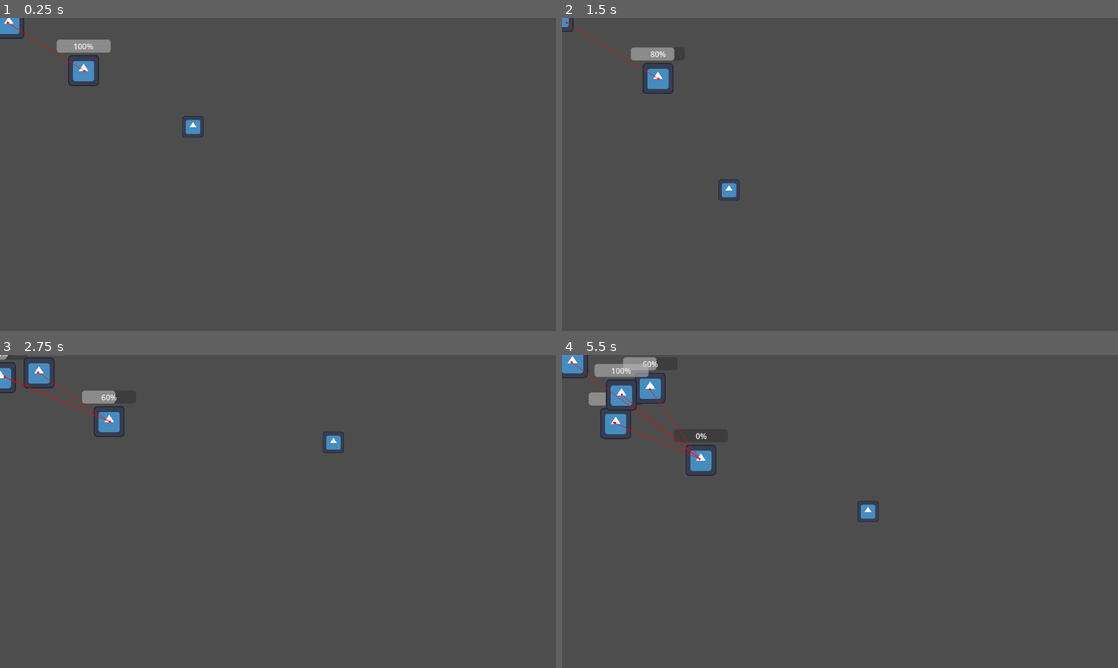
Above: before the commit, frames 1-4 (two rows, left to right).
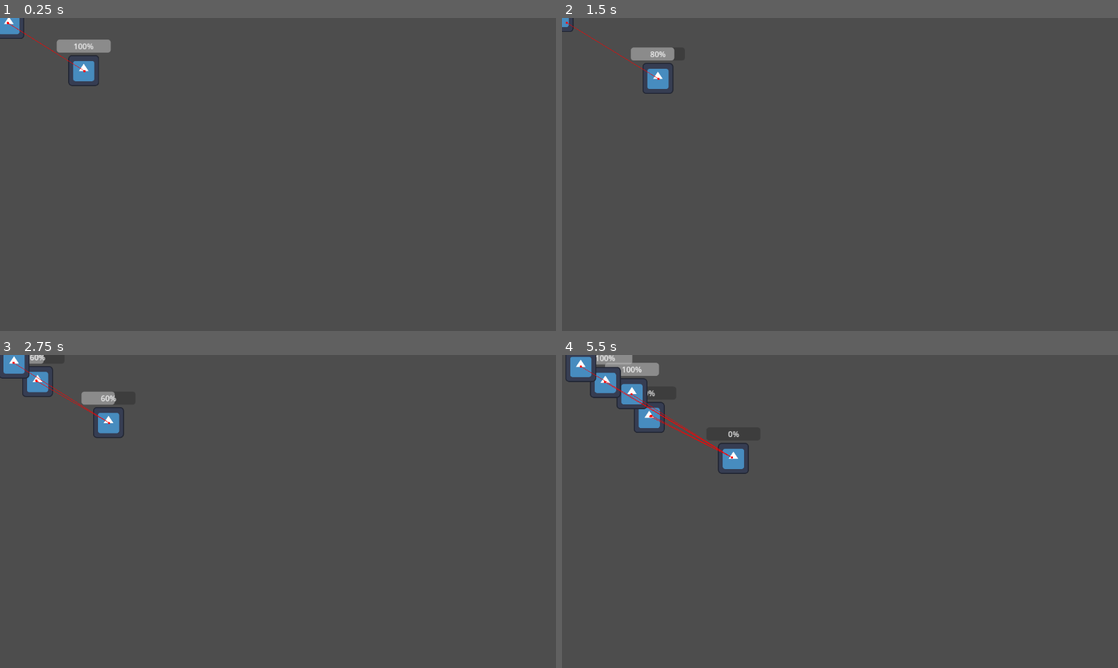
Above: after the commit, the same moments.

Repository: geekazodium/project-skeleton
Game: Godot game, scene res://scenes/game_scene.tscn
Two runs of this game, one before a commit and one after it. Both use one fixed random seed, a clock stepped at 60 frames per second and the inputs below. Before the commit the project starts from res://game_scene.tscn. The engine's default icon, where the game draws it, is replaced by a stand-in: a white triangle on a blue panel in a dark square.
Inputs (mouse positions are in pixels of both pictures, inside the frame that each line leads up to):
- Up to frame 1 (0.25 s): no input
- Up to frame 2 (1.5 s): tap Enter (ui_accept) at 0.5, 0.6, 0.77, 1.07, 1.35 s; move the mouse to (962, 158) at 0.52 s; hold Right (ui_right) from 0.53 s (still down); move the mouse to (728, 190) at 1.27 s
- Up to frame 3 (2.75 s): tap Enter (ui_accept) at 1.52, 1.82, 2.1 s; move the mouse to (333, 442) at 2.02 s; release Right (ui_right) at 2.03 s; hold Left (ui_left) from 2.03 s (still down)
- Up to frame 4 (5.5 s): move the mouse to (812, 574) at 2.77 s; release Left (ui_left) at 2.78 s; hold Right (ui_right) 2.78-4.28 s; tap Enter (ui_accept) at 2.85, 3.02, 3.32, 3.6, 3.77, 4.07, 4.35, 4.52, 4.82, 5.1 s; move the mouse to (1006, 558) at 3.52 s; move the mouse to (673, 464) at 4.27 s; hold Left (ui_left) 4.28-5.03 s; move the mouse to (867, 511) at 5.02 s; hold Right (ui_right) from 5.03 s (still down)

The runs differ from the first frame. In frame 1, 0.2% of the frame differs, in the area x 0-37%, y 0-38%; in frame 2, 0.2%; in frame 3, 1.3%; in frame 4, 3.5%, in the area x 0-57%, y 0-54%.

Commit message:
Cleaned up Merge Changes

Diff:
--- a/Scenes/level.tscn
+++ /dev/null
@@ -1,3 +0,0 @@
-[gd_scene format=3 uid="uid://bo2jwdudcvcq1"]
-
-[node name="Level" type="Node2D"]
--- a/Scenes/player.tscn
+++ /dev/null
@@ -1,6 +0,0 @@
-[gd_scene load_steps=2 format=3 uid="uid://cep4p80nas6jp"]
-
-[ext_resource type="Script" path="res://Scripts/player.gd" id="1_o44gs"]
-
-[node name="Player" type="CharacterBody2D"]
-script = ExtResource("1_o44gs")
--- a/Scenes/slime_green.tscn
+++ /dev/null
@@ -1,127 +0,0 @@
-[gd_scene load_steps=17 format=3 uid="uid://bg8xncya185eo"]
-
-[ext_resource type="Texture2D" uid="uid://tlpu3lffpccr" path="res://Assets/Sprites/slime_green.png" id="1_ofmw5"]
-
-[sub_resource type="AtlasTexture" id="AtlasTexture_7c63c"]
-atlas = ExtResource("1_ofmw5")
-region = Rect2(72, 0, 24, 24)
-
-[sub_resource type="AtlasTexture" id="AtlasTexture_k5fej"]
-atlas = ExtResource("1_ofmw5")
-region = Rect2(48, 0, 24, 24)
-
-[sub_resource type="AtlasTexture" id="AtlasTexture_16364"]
-atlas = ExtResource("1_ofmw5")
-region = Rect2(24, 0, 24, 24)
-
-[sub_resource type="AtlasTexture" id="AtlasTexture_2ok84"]
-atlas = ExtResource("1_ofmw5")
-region = Rect2(0, 0, 24, 24)
-
-[sub_resource type="AtlasTexture" id="AtlasTexture_7rgjg"]
-atlas = ExtResource("1_ofmw5")
-region = Rect2(0, 48, 24, 24)
-
-[sub_resource type="AtlasTexture" id="AtlasTexture_j8t1i"]
-atlas = ExtResource("1_ofmw5")
-region = Rect2(24, 48, 24, 24)
-
-[sub_resource type="AtlasTexture" id="AtlasTexture_qpawb"]
-atlas = ExtResource("1_ofmw5")
-region = Rect2(48, 48, 24, 24)
-
-[sub_resource type="AtlasTexture" id="AtlasTexture_vbrpl"]
-atlas = ExtResource("1_ofmw5")
-region = Rect2(72, 48, 24, 24)
-
-[sub_resource type="AtlasTexture" id="AtlasTexture_cc8y7"]
-atlas = ExtResource("1_ofmw5")
-region = Rect2(0, 24, 24, 24)
-
-[sub_resource type="AtlasTexture" id="AtlasTexture_40erf"]
-atlas = ExtResource("1_ofmw5")
-region = Rect2(24, 24, 24, 24)
-
-[sub_resource type="AtlasTexture" id="AtlasTexture_7vybq"]
-atlas = ExtResource("1_ofmw5")
-region = Rect2(48, 24, 24, 24)
-
-[sub_resource type="AtlasTexture" id="AtlasTexture_0p5fg"]
-atlas = ExtResource("1_ofmw5")
-region = Rect2(72, 24, 24, 24)
-
-[sub_resource type="SpriteFrames" id="SpriteFrames_jkpg3"]
-animations = [{
-"frames": [{
-"duration": 1.0,
-"texture": SubResource("AtlasTexture_7c63c")
-}, {
-"duration": 1.0,
-"texture": SubResource("AtlasTexture_k5fej")
-}, {
-"duration": 1.0,
-"texture": SubResource("AtlasTexture_16364")
-}, {
-"duration": 1.0,
-"texture": SubResource("AtlasTexture_2ok84")
-}],
-"loop": true,
-"name": &"die",
-"speed": 3.0
-}, {
-"frames": [{
-"duration": 1.0,
-"texture": SubResource("AtlasTexture_7rgjg")
-}, {
-"duration": 1.0,
-"texture": SubResource("AtlasTexture_j8t1i")
-}, {
-"duration": 1.0,
-"texture": SubResource("AtlasTexture_qpawb")
-}, {
-"duration": 1.0,
-"texture": SubResource("AtlasTexture_vbrpl")
-}],
-"loop": true,
-"name": &"hurt",
-"speed": 10.0
-}, {
-"frames": [{
-"duration": 1.0,
-"texture": SubResource("AtlasTexture_cc8y7")
-}, {
-"duration": 1.0,
-"texture": SubResource("AtlasTexture_40erf")
-}, {
-"duration": 1.0,
-"texture": SubResource("AtlasTexture_7vybq")
-}, {
-"duration": 1.0,
-"texture": SubResource("AtlasTexture_0p5fg")
-}],
-"loop": true,
-"name": &"walk",
-"speed": 10.0
-}]
-
-[sub_resource type="RectangleShape2D" id="RectangleShape2D_uiyqp"]
-size = Vector2(14, 15)
-
-[sub_resource type="RectangleShape2D" id="RectangleShape2D_j7vri"]
-size = Vector2(16, 17)
-
-[node name="SlimeGreen" type="CharacterBody2D"]
-
-[node name="Sprite" type="AnimatedSprite2D" parent="."]
-sprite_frames = SubResource("SpriteFrames_jkpg3")
-animation = &"hurt"
-
-[node name="HurtBox" type="CollisionShape2D" parent="."]
-position = Vector2(0, 4.5)
-shape = SubResource("RectangleShape2D_uiyqp")
-
-[node name="HitBox" type="Area2D" parent="."]
-
-[node name="CollisionShape2D" type="CollisionShape2D" parent="HitBox"]
-position = Vector2(0, 4.5)
-shape = SubResource("RectangleShape2D_j7vri")
--- a/Scenes/slime_purple.tscn
+++ /dev/null
@@ -1,127 +0,0 @@
-[gd_scene load_steps=17 format=3 uid="uid://du1wsfejrcupb"]
-
-[ext_resource type="Texture2D" uid="uid://cq38oucqd2md6" path="res://Assets/Sprites/slime_purple.png" id="1_mxdwd"]
-
-[sub_resource type="AtlasTexture" id="AtlasTexture_ivrt5"]
-atlas = ExtResource("1_mxdwd")
-region = Rect2(72, 0, 24, 24)
-
-[sub_resource type="AtlasTexture" id="AtlasTexture_o4t35"]
-atlas = ExtResource("1_mxdwd")
-region = Rect2(48, 0, 24, 24)
-
-[sub_resource type="AtlasTexture" id="AtlasTexture_b271b"]
-atlas = ExtResource("1_mxdwd")
-region = Rect2(24, 0, 24, 24)
-
-[sub_resource type="AtlasTexture" id="AtlasTexture_w7n3l"]
-atlas = ExtResource("1_mxdwd")
-region = Rect2(0, 0, 24, 24)
-
-[sub_resource type="AtlasTexture" id="AtlasTexture_v55cn"]
-atlas = ExtResource("1_mxdwd")
-region = Rect2(0, 48, 24, 24)
-
-[sub_resource type="AtlasTexture" id="AtlasTexture_qnccg"]
-atlas = ExtResource("1_mxdwd")
-region = Rect2(24, 48, 24, 24)
-
-[sub_resource type="AtlasTexture" id="AtlasTexture_qynj8"]
-atlas = ExtResource("1_mxdwd")
-region = Rect2(48, 48, 24, 24)
-
-[sub_resource type="AtlasTexture" id="AtlasTexture_m4401"]
-atlas = ExtResource("1_mxdwd")
-region = Rect2(72, 48, 24, 24)
-
-[sub_resource type="AtlasTexture" id="AtlasTexture_hh41f"]
-atlas = ExtResource("1_mxdwd")
-region = Rect2(0, 24, 24, 24)
-
-[sub_resource type="AtlasTexture" id="AtlasTexture_qeakj"]
-atlas = ExtResource("1_mxdwd")
-region = Rect2(24, 24, 24, 24)
-
-[sub_resource type="AtlasTexture" id="AtlasTexture_hxiva"]
-atlas = ExtResource("1_mxdwd")
-region = Rect2(48, 24, 24, 24)
-
-[sub_resource type="AtlasTexture" id="AtlasTexture_vso1s"]
-atlas = ExtResource("1_mxdwd")
-region = Rect2(72, 24, 24, 24)
-
-[sub_resource type="SpriteFrames" id="SpriteFrames_p5fsn"]
-animations = [{
-"frames": [{
-"duration": 1.0,
-"texture": SubResource("AtlasTexture_ivrt5")
-}, {
-"duration": 1.0,
-"texture": SubResource("AtlasTexture_o4t35")
-}, {
-"duration": 1.0,
-"texture": SubResource("AtlasTexture_b271b")
-}, {
-"duration": 1.0,
-"texture": SubResource("AtlasTexture_w7n3l")
-}],
-"loop": true,
-"name": &"die",
-"speed": 3.0
-}, {
-"frames": [{
-"duration": 1.0,
-"texture": SubResource("AtlasTexture_v55cn")
-}, {
-"duration": 1.0,
-"texture": SubResource("AtlasTexture_qnccg")
-}, {
-"duration": 1.0,
-"texture": SubResource("AtlasTexture_qynj8")
-}, {
-"duration": 1.0,
-"texture": SubResource("AtlasTexture_m4401")
-}],
-"loop": true,
-"name": &"hurt",
-"speed": 10.0
-}, {
-"frames": [{
-"duration": 1.0,
-"texture": SubResource("AtlasTexture_hh41f")
-}, {
-"duration": 1.0,
-"texture": SubResource("AtlasTexture_qeakj")
-}, {
-"duration": 1.0,
-"texture": SubResource("AtlasTexture_hxiva")
-}, {
-"duration": 1.0,
-"texture": SubResource("AtlasTexture_vso1s")
-}],
-"loop": true,
-"name": &"walk",
-"speed": 10.0
-}]
-
-[sub_resource type="RectangleShape2D" id="RectangleShape2D_8qfuj"]
-size = Vector2(14, 15)
-
-[sub_resource type="RectangleShape2D" id="RectangleShape2D_v2sb7"]
-size = Vector2(16, 17)
-
-[node name="SlimePurple" type="CharacterBody2D"]
-
-[node name="Sprite" type="AnimatedSprite2D" parent="."]
-sprite_frames = SubResource("SpriteFrames_p5fsn")
-animation = &"hurt"
-
-[node name="HurtBox" type="CollisionShape2D" parent="."]
-position = Vector2(0, 4.5)
-shape = SubResource("RectangleShape2D_8qfuj")
-
-[node name="HitBox" type="Area2D" parent="."]
-
-[node name="CollisionShape2D" type="CollisionShape2D" parent="HitBox"]
-position = Vector2(0, 4.5)
-shape = SubResource("RectangleShape2D_v2sb7")
--- a/Scenes/ui.tscn
+++ /dev/null
@@ -1,9 +0,0 @@
-[gd_scene format=3 uid="uid://u5h0v4fq0rlf"]
-
-[node name="UI" type="Control"]
-layout_mode = 3
-anchors_preset = 15
-anchor_right = 1.0
-anchor_bottom = 1.0
-grow_horizontal = 2
-grow_vertical = 2
--- a/Scripts/GameManager.gd
+++ /dev/null
@@ -1,10 +0,0 @@
-extends Node
-
-#This script is a global and will mostly be used for storing varables
-
-func _ready():
-	pass
-
-
-func _process(delta):
-	pass
--- a/Scripts/player.gd
+++ /dev/null
@@ -1,25 +0,0 @@
-extends CharacterBody2D
-
-
-const SPEED = 300.0
-const JUMP_VELOCITY = -400.0
-
-
-func _physics_process(delta):
-	# Add the gravity.
-	if not is_on_floor():
-		velocity += get_gravity() * delta
-
-	# Handle jump.
-	if Input.is_action_just_pressed("ui_accept") and is_on_floor():
-		velocity.y = JUMP_VELOCITY
-
-	# Get the input direction and handle the movement/deceleration.
-	# As good practice, you should replace UI actions with custom gameplay actions.
-	var direction = Input.get_axis("ui_left", "ui_right")
-	if direction:
-		velocity.x = direction * SPEED
-	else:
-		velocity.x = move_toward(velocity.x, 0, SPEED)
-
-	move_and_slide()
--- a/game_scene.tscn
+++ /dev/null
@@ -1,34 +0,0 @@
-[gd_scene load_steps=7 format=3 uid="uid://vq5kr86416s4"]
-
-[ext_resource type="PackedScene" uid="uid://krh4wqhn34oi" path="res://entities/minions/minion.tscn" id="1_rq6j7"]
-[ext_resource type="Texture2D" uid="uid://onhpoqcmxp7r" path="res://icon.svg" id="2_og34h"]
-[ext_resource type="Script" path="res://targeting_cursor.gd" id="3_awktb"]
-[ext_resource type="PackedScene" uid="uid://dubqfll6wt3er" path="res://entities/enemies/enemy.tscn" id="4_21dl5"]
-[ext_resource type="Script" path="res://entities/enemies/enemy_spawner.gd" id="4_fxjpr"]
-
-[sub_resource type="NavigationPolygon" id="NavigationPolygon_fcdfl"]
-vertices = PackedVector2Array(1142, 630.062, 9.99219, 637.93, 10, 10, 1142, 10)
-polygons = Array[PackedInt32Array]([PackedInt32Array(0, 1, 2, 3)])
-outlines = Array[PackedVector2Array]([PackedVector2Array(0, 648, 1152, 640, 1152, 0, 0, 0)])
-parsed_geometry_type = 1
-
-[node name="GameScene" type="Node2D"]
-
-[node name="Minion" parent="." instance=ExtResource("1_rq6j7")]
-position = Vector2(192, 120)
-
-[node name="Sprite2D" type="Sprite2D" parent="."]
-position = Vector2(529, 496)
-scale = Vector2(0.34375, 0.34375)
-texture = ExtResource("2_og34h")
-script = ExtResource("3_awktb")
-
-[node name="NavigationRegion2D" type="NavigationRegion2D" parent="."]
-visible = false
-navigation_polygon = SubResource("NavigationPolygon_fcdfl")
-
-[node name="Node2D" type="Node2D" parent="."]
-script = ExtResource("4_fxjpr")
-spawn_interval_min = 1.4
-spawn_interval_max = 1.8
-spawn_scene = ExtResource("4_21dl5")
--- a/project.godot
+++ b/project.godot
@@ -11,9 +11,13 @@
 [application]
 
 config/name="Toy 4"
-run/main_scene="res://game_scene.tscn"
+run/main_scene="res://scenes/game_scene.tscn"
 config/features=PackedStringArray("4.3", "GL Compatibility")
 config/icon="res://icon.svg"
+
+[autoload]
+
+EventBus="*res://scripts/event_bus.gd"
 
 [display]
 
@@ -26,12 +30,7 @@
 2d_physics/layer_3="Summons"
 2d_physics/layer_4="Enemies"
 
-[autoload]
-
-GameManager="*res://Scripts/GameManager.gd"
-
 [rendering]
 
-textures/canvas_textures/default_texture_filter=0
 renderer/rendering_method="gl_compatibility"
 renderer/rendering_method.mobile="gl_compatibility"
--- a/entities/enemies/enemy.tscn
+++ b/scenes/entities/enemy.tscn
@@ -1,13 +1,13 @@
 [gd_scene load_steps=12 format=3 uid="uid://dubqfll6wt3er"]
 
-[ext_resource type="Script" path="res://entity.gd" id="1_t1ggi"]
-[ext_resource type="Script" path="res://health/health_tracker.gd" id="2_phvhl"]
+[ext_resource type="Script" path="res://scripts/entities/entity.gd" id="1_t1ggi"]
+[ext_resource type="Script" path="res://scripts/health/health_tracker.gd" id="2_phvhl"]
 [ext_resource type="Texture2D" uid="uid://onhpoqcmxp7r" path="res://icon.svg" id="3_s2mat"]
-[ext_resource type="Script" path="res://entities/state_machine/target_tracker.gd" id="4_fvfve"]
-[ext_resource type="Script" path="res://entities/state_machine/state_machine.gd" id="5_tlqte"]
-[ext_resource type="Script" path="res://entities/state_machine/find_target_state.gd" id="6_ctvdv"]
-[ext_resource type="Script" path="res://entities/minions/track_target_state.gd" id="7_gae4f"]
-[ext_resource type="Script" path="res://attacks/attack_area.gd" id="8_wkgd1"]
+[ext_resource type="Script" path="res://scripts/entities/state_machine/target_tracker.gd" id="4_fvfve"]
+[ext_resource type="Script" path="res://scripts/entities/state_machine/state_machine.gd" id="5_tlqte"]
+[ext_resource type="Script" path="res://scripts/entities/state_machine/find_target_state.gd" id="6_ctvdv"]
+[ext_resource type="Script" path="res://scripts/entities/state_machine/track_target_state.gd" id="7_gae4f"]
+[ext_resource type="Script" path="res://scripts/attacks/attack_area.gd" id="8_wkgd1"]
 
 [sub_resource type="CircleShape2D" id="CircleShape2D_bm50p"]
 radius = 30.0
--- a/entities/minions/minion.tscn
+++ b/scenes/entities/minion.tscn
@@ -1,13 +1,13 @@
 [gd_scene load_steps=12 format=3 uid="uid://krh4wqhn34oi"]
 
-[ext_resource type="Script" path="res://entity.gd" id="1_fk853"]
+[ext_resource type="Script" path="res://scripts/entities/entity.gd" id="1_fk853"]
 [ext_resource type="Texture2D" uid="uid://onhpoqcmxp7r" path="res://icon.svg" id="1_r8ng3"]
-[ext_resource type="Script" path="res://health/health_tracker.gd" id="2_sfkwh"]
-[ext_resource type="Script" path="res://entities/state_machine/state_machine.gd" id="4_5a6uh"]
-[ext_resource type="Script" path="res://entities/state_machine/target_tracker.gd" id="5_ktk4i"]
-[ext_resource type="Script" path="res://entities/state_machine/find_target_state.gd" id="6_3i4x2"]
-[ext_resource type="Script" path="res://entities/minions/track_target_state.gd" id="7_mjemj"]
-[ext_resource type="Script" path="res://attacks/attack_area.gd" id="8_20gw0"]
+[ext_resource type="Script" path="res://scripts/health/health_tracker.gd" id="2_sfkwh"]
+[ext_resource type="Script" path="res://scripts/entities/state_machine/state_machine.gd" id="4_5a6uh"]
+[ext_resource type="Script" path="res://scripts/entities/state_machine/target_tracker.gd" id="5_ktk4i"]
+[ext_resource type="Script" path="res://scripts/entities/state_machine/find_target_state.gd" id="6_3i4x2"]
+[ext_resource type="Script" path="res://scripts/entities/state_machine/track_target_state.gd" id="7_mjemj"]
+[ext_resource type="Script" path="res://scripts/attacks/attack_area.gd" id="8_20gw0"]
 
 [sub_resource type="CircleShape2D" id="CircleShape2D_bm50p"]
 radius = 30.0
--- /dev/null
+++ b/scenes/game_scene.tscn
@@ -0,0 +1,28 @@
+[gd_scene load_steps=5 format=3 uid="uid://vq5kr86416s4"]
+
+[ext_resource type="PackedScene" uid="uid://krh4wqhn34oi" path="res://scenes/entities/minion.tscn" id="1_4bfgp"]
+[ext_resource type="Script" path="res://scripts/entities/enemy_spawner.gd" id="2_qdphv"]
+[ext_resource type="PackedScene" uid="uid://dubqfll6wt3er" path="res://scenes/entities/enemy.tscn" id="3_3rgyx"]
+
+[sub_resource type="NavigationPolygon" id="NavigationPolygon_fcdfl"]
+vertices = PackedVector2Array(1142, 630.062, 9.99219, 637.93, 10, 10, 1142, 10)
+polygons = Array[PackedInt32Array]([PackedInt32Array(0, 1, 2, 3)])
+outlines = Array[PackedVector2Array]([PackedVector2Array(0, 648, 1152, 640, 1152, 0, 0, 0)])
+parsed_geometry_type = 1
+
+[node name="GameScene" type="Node2D"]
+
+[node name="Minion" parent="." instance=ExtResource("1_4bfgp")]
+position = Vector2(192, 120)
+
+[node name="NavigationRegion2D" type="NavigationRegion2D" parent="."]
+visible = false
+navigation_polygon = SubResource("NavigationPolygon_fcdfl")
+
+[node name="EnemySpawner" type="Node2D" parent="."]
+script = ExtResource("2_qdphv")
+spawn_interval_min = 1.4
+spawn_interval_max = 1.8
+spawn_scene = ExtResource("3_3rgyx")
+
+[node name="MinionSpawner" type="Node2D" parent="."]
--- a/health/health_tracker.tscn
+++ b/scenes/health/health_tracker.tscn
@@ -1,6 +1,6 @@
 [gd_scene load_steps=2 format=3 uid="uid://clmstac8m6q4r"]
 
-[ext_resource type="Script" path="res://health/health_tracker.gd" id="1_tduk8"]
+[ext_resource type="Script" path="res://scripts/health/health_tracker.gd" id="1_tduk8"]
 
 [node name="HealthTracker" type="Node"]
 script = ExtResource("1_tduk8")
--- a/targeting_cursor.gd
+++ b/scripts/event_bus.gd
@@ -1,4 +1,4 @@
-extends Sprite2D
+extends Node
 
 
 # Called when the node enters the scene tree for the first time.
@@ -8,4 +8,4 @@
 
 # Called every frame. 'delta' is the elapsed time since the previous frame.
 func _process(delta: float) -> void:
-	self.position = self.get_viewport().get_mouse_position();
+	pass
Not shown, changed: Assets/Fonts/PixelOperator8-Bold.ttf.import
Not shown, changed: Assets/Fonts/PixelOperator8.ttf.import
Not shown, changed: Assets/Sprites/slime_green.png.import
Not shown, changed: Assets/Sprites/slime_purple.png.import
Renamed: attacks/attack_area.gd -> scripts/attacks/attack_area.gd
Renamed: entities/enemies/enemy_spawner.gd -> scripts/entities/enemy_spawner.gd
Renamed: entity.gd -> scripts/entities/entity.gd
Renamed: entities/state_machine/find_target_state.gd -> scripts/entities/state_machine/find_target_state.gd
Renamed: entities/state_machine/state_machine.gd -> scripts/entities/state_machine/state_machine.gd
Renamed: entities/state_machine/target_tracker.gd -> scripts/entities/state_machine/target_tracker.gd
Renamed: entities/minions/track_target_state.gd -> scripts/entities/state_machine/track_target_state.gd
Renamed: health/health_tracker.gd -> scripts/health/health_tracker.gd
